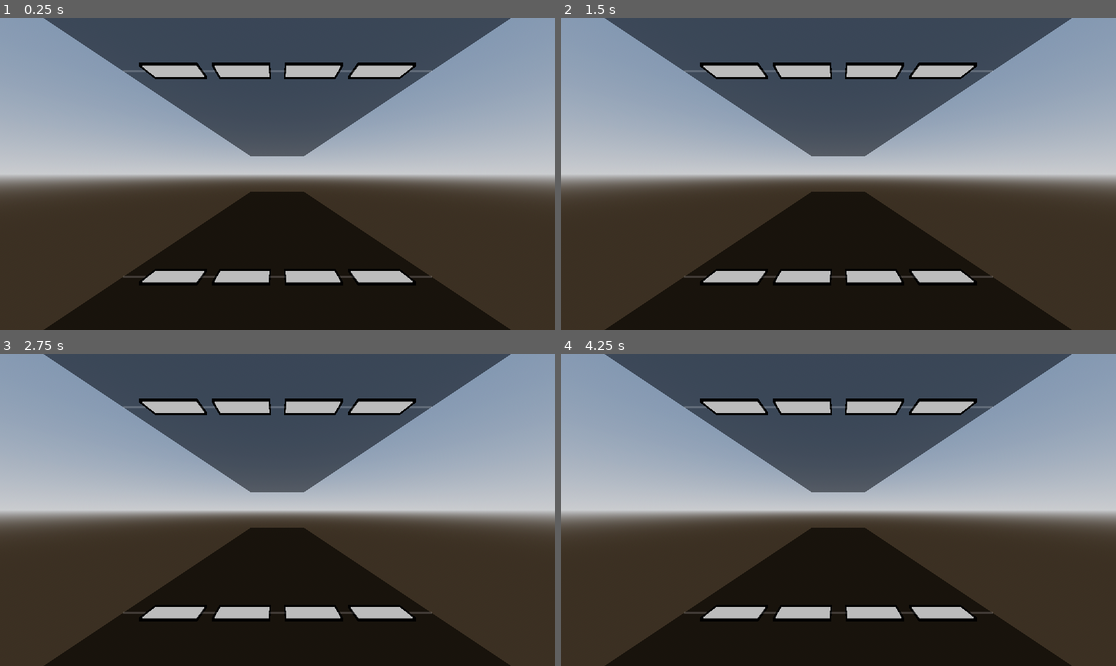
Above: before the commit, frames 1-4 (two rows, left to right).
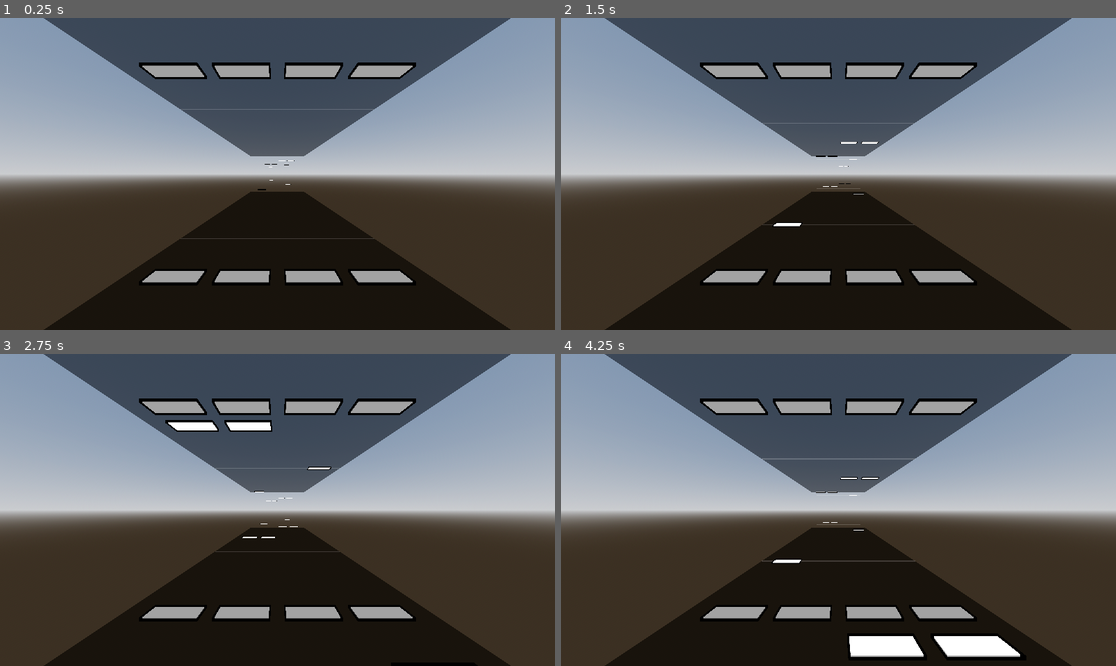
Above: after the commit, the same moments.

Repository: finnstar17/SPLIT-STREET
Game: Godot game, scene res://workspace.tscn
Same seed, same stepped clock (60 frames per second), same inputs: the game is played once before the commit and once after it.
Inputs:
- Up to frame 1 (0.25 s): no input
- Up to frame 2 (1.5 s): tap D (D_Input) at 0.6 s; tap E (E_Input) at 1.35 s
- Up to frame 3 (2.75 s): tap F (F_Input) at 2.1 s
- Up to frame 4 (4.25 s): tap I (I_Input) at 2.85 s; tap J (J_Input) at 3.6 s

The runs differ from the first frame. In frame 1, 3.1% of the frame differs, in the area x 22-78%, y 15-85%; in frame 2, 3.2%; in frame 3, 3.8%; in frame 4, 5.1%, in the area x 22-84%, y 15-99%.
Error before the commit: Invalid access to property or key 'current_bar' on a base object of type 'Nil'. (res://bar_scene.gd:4)

Commit message:
Add charting feature using .json files

Diff:
--- /dev/null
+++ b/split-street/bar_manager.gd
@@ -0,0 +1,10 @@
+extends Node
+
+var current_bar = 0
+
+func add_bar():
+    current_bar += 1
+    print(str(current_bar))
+
+func set_bar(number : int):
+    current_bar = number
--- /dev/null
+++ b/split-street/chart_loader.gd
@@ -0,0 +1,11 @@
+extends Node
+
+func load_chart(path : String):
+	if FileAccess.file_exists(path):
+		var file = FileAccess.open(path, FileAccess.READ)
+		var json_string = file.get_as_text()
+
+		var json = JSON.new()
+		var error = json.parse(json_string)
+		if error == OK:
+			return json.data
--- /dev/null
+++ b/split-street/charts/SUGAR RUSH.json
@@ -0,0 +1,85 @@
+{
+    "title": "SUGAR RUSH",
+    "artist": "AZALI",
+    "file": "res://music/SUGAR RUSH.mp3",
+    "bpm": 175,
+    "spacing": 4.0,
+    "offset": 0.46,
+    "note_data": {
+        "1": {
+            "notes": [
+                {"pos": 0.0, "line": 1, "plane": 1},
+                {"pos": 2.0, "line": 3, "plane": 2},
+                {"pos": 2.0, "line": 4, "plane": 2},
+                {"pos": 5.0, "line": 4, "plane": 1},
+                {"pos": 6.0, "line": 1, "plane": 2},
+                {"pos": 6.0, "line": 2, "plane": 2}
+            ]
+        },
+        "2": {
+            "notes": [
+                {"pos": 0.0, "line": 4, "plane": 2},
+                {"pos": 2.0, "line": 1, "plane": 1},
+                {"pos": 2.0, "line": 2, "plane": 1},
+                {"pos": 5.0, "line": 1, "plane": 2},
+                {"pos": 6.0, "line": 3, "plane": 1},
+                {"pos": 6.0, "line": 4, "plane": 1}
+            ]
+        },
+        "3": {
+            "notes": [
+                {"pos": 0.0, "line": 1, "plane": 1},
+                {"pos": 2.0, "line": 3, "plane": 2},
+                {"pos": 2.0, "line": 4, "plane": 2},
+                {"pos": 5.0, "line": 4, "plane": 1},
+                {"pos": 6.0, "line": 1, "plane": 2},
+                {"pos": 6.0, "line": 2, "plane": 2}
+            ]
+        },
+        "4": {
+            "notes": [
+                {"pos": 0.0, "line": 4, "plane": 2},
+                {"pos": 2.0, "line": 1, "plane": 1},
+                {"pos": 2.0, "line": 2, "plane": 1}
+            ]
+        },
+        "5": {
+            "notes": [
+                {"pos": 0.0, "line": 1, "plane": 1},
+                {"pos": 2.0, "line": 3, "plane": 1},
+                {"pos": 2.0, "line": 3, "plane": 2},
+                {"pos": 5.0, "line": 4, "plane": 1},
+                {"pos": 6.0, "line": 2, "plane": 1},
+                {"pos": 6.0, "line": 2, "plane": 2}
+            ]
+        },
+        "6": {
+            "notes": [
+                {"pos": 0.0, "line": 1, "plane": 2},
+                {"pos": 2.0, "line": 3, "plane": 1},
+                {"pos": 2.0, "line": 3, "plane": 2},
+                {"pos": 5.0, "line": 4, "plane": 2},
+                {"pos": 6.0, "line": 2, "plane": 1},
+                {"pos": 6.0, "line": 2, "plane": 2}
+            ]
+        },
+        "7": {
+            "notes": [
+                {"pos": 0.0, "line": 2, "plane": 1},
+                {"pos": 2.0, "line": 4, "plane": 1},
+                {"pos": 2.0, "line": 4, "plane": 2},
+                {"pos": 5.0, "line": 3, "plane": 1},
+                {"pos": 6.0, "line": 1, "plane": 1},
+                {"pos": 6.0, "line": 1, "plane": 2}
+            ]
+        },
+        "8": {
+            "notes": [
+                {"pos": 0.0, "line": 2, "plane": 2},
+                {"pos": 2.0, "line": 4, "plane": 1},
+                {"pos": 2.0, "line": 4, "plane": 2},
+                {"pos": 5.0, "line": 3, "plane": 1}
+            ]
+        }
+    }
+}
--- a/split-street/note_materials/idle_note_material.tres
+++ b/split-street/note_materials/idle_note_material.tres
@@ -2,4 +2,4 @@
 
 [resource]
 shading_mode = 0
-albedo_color = Color(0.6, 0.6, 0.6, 1)
+albedo_color = Color(0.5, 0.5, 0.5, 1)
Not shown, added: split-street/bar_manager.gd.uid
Not shown, added: split-street/chart_loader.gd.uid
